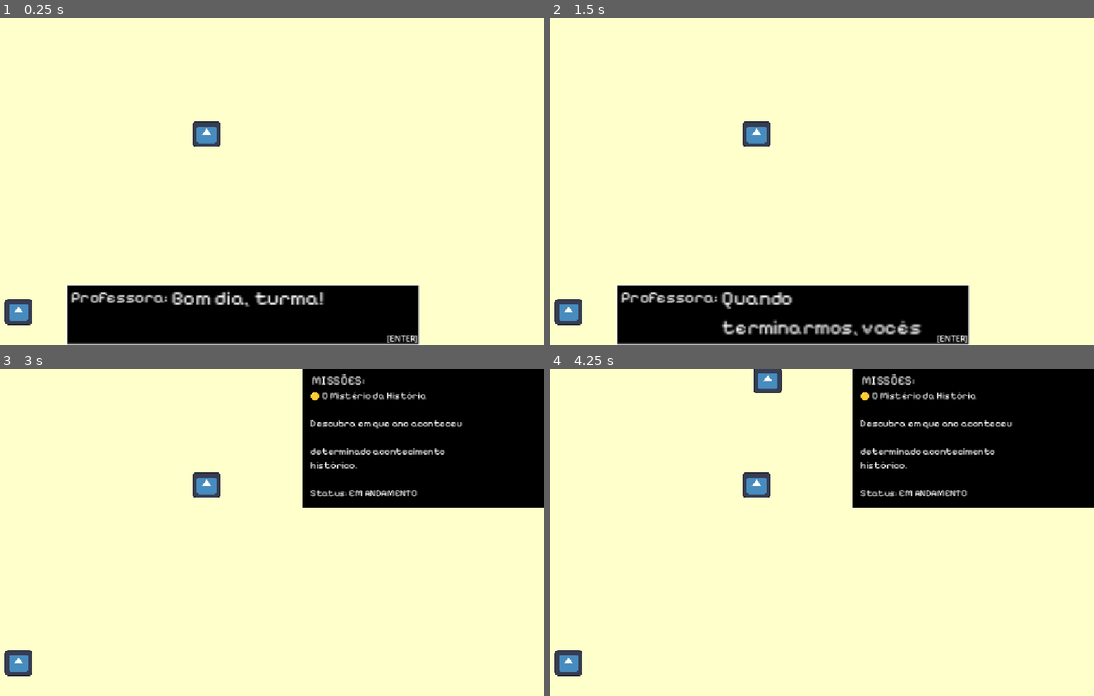
Above: before the commit, frames 1-4 (two rows, left to right).
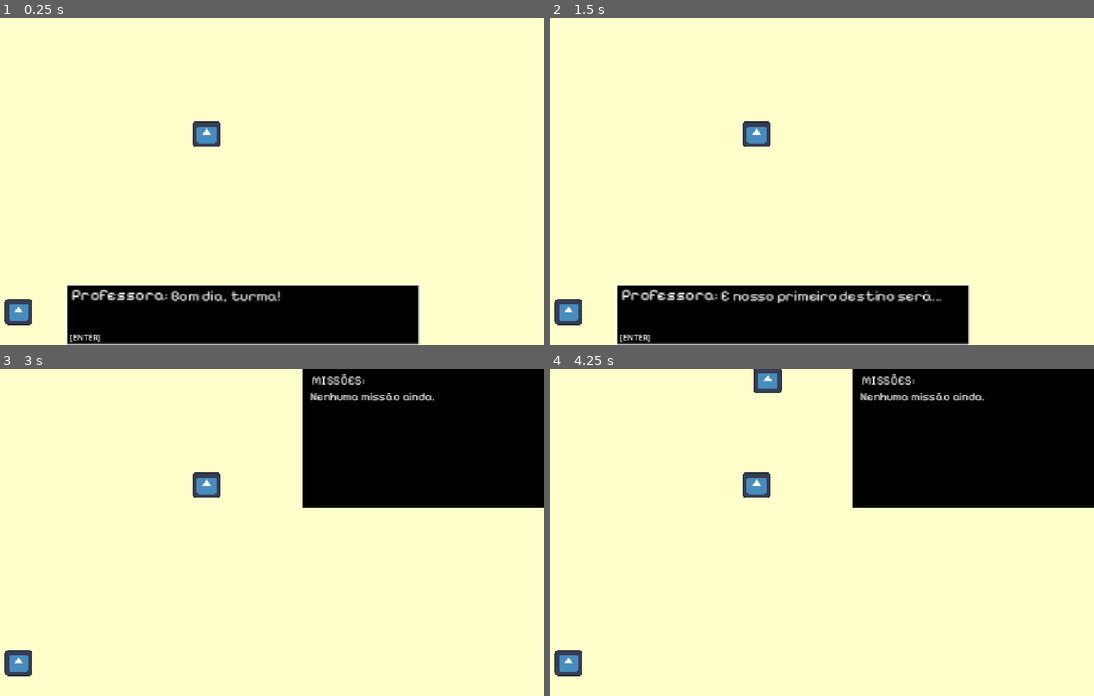
Above: after the commit, the same moments.

Repository: Mikuzinha/Brain-Quest
Game: Godot game, scene res://scenes/map/Classroom.tscn
Same seed, same stepped clock (60 frames per second), same inputs: the game is played once before the commit and once after it. The engine's default icon, where the game draws it, is replaced by a stand-in: a white triangle on a blue panel in a dark square.
Inputs:
- Up to frame 1 (0.25 s): no input
- Up to frame 2 (1.5 s): tap Enter (ui_accept) at 0.5, 0.77, 0.8, 1.07, 1.35 s; hold Right (ui_right) 0.53-1.28 s; hold E (interact, bound only after the commit) 0.53-1.28 s; hold Down (ui_down) from 1.28 s (still down)
- Up to frame 3 (3 s): tap Enter (ui_accept) at 1.52, 1.82, 2.3 s; tap E (interact, bound only after the commit) at 1.55 s; release Down (ui_down) at 2.03 s; hold Right (ui_right) 2.03-2.78 s; hold E (interact, bound only after the commit) 2.03-2.78 s; hold Up (ui_up) from 2.78 s (still down); tap J at 2.85 s
- Up to frame 4 (4.25 s): tap Enter (ui_accept) at 3.02, 3.32, 3.5, 3.77, 3.8, 4.07 s; tap E (interact, bound only after the commit) at 3.05 s; release Up (ui_up) at 3.53 s; hold Left (ui_left) from 3.53 s (still down); hold E (interact, bound only after the commit) from 3.53 s (still down)

The runs differ from the first frame. In frame 1, 1.4% of the frame differs, in the area x 12-77%, y 83-100%; in frame 2, 2.5%; in frame 3, 1.4%; in frame 4, 1.4%.

Commit message:
Sistema de sala de aula finalizado

Diff:
--- a/dialogue.gd
+++ b/dialogue.gd
@@ -3,26 +3,42 @@
 @onready var panel = $Panel
 @onready var label = $Panel/DialogueLabel
 
-var falas = [
+# Diálogo que acontece quando o jogo começa
+var falas_aula = [
 	"Bom dia, turma!",
-	"Hoje vamos aprender um pouco",
-	"sobre a Segunda Guerra Mundial.",
-	"Prestem bastante atenção, porque",
-	"no final da aula vocês terão uma missão.",
-	"Quando terminarmos, vocês",
-	"poderão explorar a sala."
+	"Hoje vamos começar uma viagem pela História.",
+	"Vamos conhecer diferentes épocas, lugares e acontecimentos importantes.",
+	"Para começar, vamos voltar bastante no tempo.",
+	"Hoje vamos aprender sobre a Roma Antiga.",
+	"E nosso primeiro destino será...",
+	"O Coliseu!"
 ]
 
+# Diálogo quando o jogador conversa com a professora
+var falas_professora = [
+	"Ah, você quer começar sua primeira missão?",
+	"Então vamos conhecer o Coliseu.",
+	"Ele ficava em Roma",
+	"Quero que você descubra como ele era utilizado",
+	"e qual era sua importância para os romanos.",
+	"Viaje até a Roma Antiga,",
+	"explore o Coliseu e descubra essas informações.",
+	"Quando terminar sua investigação",
+	"volte para mim."
+]
+
+var falas = []
 var fala_atual = 0
 
 
 func _ready():
+	falas = falas_aula
 	visible = true
 	mostrar_fala()
 
 
 func _input(event):
-	if event.is_action_pressed("ui_accept"):
+	if event.is_action_pressed("ui_accept") and visible:
 		proxima_fala()
 
 
@@ -36,5 +52,26 @@
 	if fala_atual >= falas.size():
 		visible = false
 		get_parent().get_node("Player").can_move = true
+
+		if falas == falas_professora:
+			entregar_missao()
 	else:
 		mostrar_fala()
+
+func entregar_missao():
+	var mission_ui = get_parent().get_node("MissionUI")
+
+	mission_ui.adicionar_missao(
+	"Ecos do Coliseu",
+	"Viaje até a Roma Antiga e descubra como o Coliseu era utilizado, quem participava dos eventos e qual era sua importância para a sociedade romana.."
+)
+
+	var notification_ui = get_parent().get_node("NotificationUI")
+	notification_ui.mostrar_notificacao()
+
+func iniciar_dialogo():
+	falas = falas_professora
+	fala_atual = 0
+	visible = true
+	get_parent().get_node("Player").can_move = false
+	mostrar_fala()
--- a/project.godot
+++ b/project.godot
@@ -20,6 +20,14 @@
 window/stretch/mode="canvas_items"
 window/stretch/aspect="expand"
 
+[input]
+
+interact={
+"deadzone": 0.2,
+"events": [Object(InputEventKey,"resource_local_to_scene":false,"resource_name":"","device":-1,"window_id":0,"alt_pressed":false,"shift_pressed":false,"ctrl_pressed":false,"meta_pressed":false,"pressed":false,"keycode":0,"physical_keycode":69,"key_label":0,"unicode":101,"location":0,"echo":false,"script":null)
+]
+}
+
 [physics]
 
 3d/physics_engine="Jolt Physics"
--- a/scenes/map/Classroom.tscn
+++ b/scenes/map/Classroom.tscn
@@ -7,6 +7,7 @@
 [ext_resource type="Script" uid="uid://b20efwepuxbim" path="res://dialogue.gd" id="5_qmvgv"]
 [ext_resource type="FontFile" uid="uid://m0u06dfqto8e" path="res://assets/fonts/PixelifySans-VariableFont_wght.ttf" id="6_evsgb"]
 [ext_resource type="Script" uid="uid://bp06hwfclme07" path="res://script/missions.gd" id="7_nir4y"]
+[ext_resource type="Script" uid="uid://bnw0o17hg3ctc" path="res://script/notification_ui.gd" id="8_jya7e"]
 
 [sub_resource type="TileSet" id="TileSet_4lohb"]
 
@@ -104,7 +105,7 @@
 scale = Vector2(40, 20)
 shape = SubResource("RectangleShape2D_4lohb")
 
-[node name="dialogue" type="CanvasLayer" parent="." unique_id=850825038]
+[node name="dialogue" type="CanvasLayer" parent="." unique_id=850825038 groups=["dialogue"]]
 script = ExtResource("5_qmvgv")
 
 [node name="Panel" type="Panel" parent="dialogue" unique_id=1251724391]
@@ -122,11 +123,11 @@
 
 [node name="DialogueLabel" type="Label" parent="dialogue/Panel" unique_id=71987866]
 layout_mode = 0
-offset_left = 208.0
-offset_top = 2.9999685
-offset_right = 378.0
-offset_bottom = 47.99997
-scale = Vector2(2.5, 2.5)
+offset_left = 207.0
+offset_top = 4.999981
+offset_right = 477.55557
+offset_bottom = 65.55556
+scale = Vector2(1.8, 1.8)
 theme_override_fonts/font = ExtResource("6_evsgb")
 text = "BOM DIA
 "
@@ -134,10 +135,10 @@
 
 [node name="NameLabel" type="Label" parent="dialogue/Panel" unique_id=1519367004]
 layout_mode = 0
-offset_left = 9.0
-offset_top = 6.0
-offset_right = 707.0
-offset_bottom = 111.0
+offset_left = 10.0
+offset_top = 1.0
+offset_right = 708.0
+offset_bottom = 106.0
 scale = Vector2(2, 2)
 theme_override_fonts/font = ExtResource("6_evsgb")
 text = "Professora:
@@ -145,22 +146,22 @@
 
 [node name="ContinueLabel" type="Label" parent="dialogue/Panel" unique_id=1619187929]
 layout_mode = 0
-offset_left = 635.0
-offset_top = 95.0
-offset_right = 735.0
-offset_bottom = 120.0
+offset_left = 7.0
+offset_top = 93.0
+offset_right = 107.0
+offset_bottom = 118.0
 text = "[ENTER]"
 
-[node name="missions" type="CanvasLayer" parent="." unique_id=1642212399]
+[node name="MissionUI" type="CanvasLayer" parent="." unique_id=1642212399]
 script = ExtResource("7_nir4y")
 
-[node name="ColorRect" type="ColorRect" parent="missions" unique_id=1094358396]
+[node name="ColorRect" type="ColorRect" parent="MissionUI" unique_id=1094358396]
 offset_left = 673.0
 offset_right = 1152.0
 offset_bottom = 275.0
 color = Color(0, 0, 0, 1)
 
-[node name="Title" type="Label" parent="missions" unique_id=411487716]
+[node name="Title" type="Label" parent="MissionUI" unique_id=411487716]
 offset_left = 692.0
 offset_top = 8.0
 offset_right = 760.0
@@ -169,12 +170,30 @@
 theme_override_fonts/font = ExtResource("6_evsgb")
 text = "MISSÕES:"
 
-[node name="MissionList" type="Label" parent="missions" unique_id=1357244098]
+[node name="MissionList" type="Label" parent="MissionUI" unique_id=1357244098]
 offset_left = 689.0
 offset_top = 41.0
 offset_right = 986.3334
 offset_bottom = 189.66667
-scale = Vector2(1.2, 1.2)
+scale = Vector2(1.4, 1.4)
 theme_override_fonts/font = ExtResource("6_evsgb")
 text = "Nenhuma missão recebida."
 autowrap_mode = 3
+
+[node name="NotificationUI" type="CanvasLayer" parent="." unique_id=2071432019]
+script = ExtResource("8_jya7e")
+
+[node name="Panel" type="Panel" parent="NotificationUI" unique_id=1354753190]
+offset_right = 384.0
+offset_bottom = 68.0
+
+[node name="NotificationLabel" type="Label" parent="NotificationUI/Panel" unique_id=1947516224]
+layout_mode = 0
+offset_left = 4.0
+offset_top = 2.0
+offset_right = 289.0
+offset_bottom = 61.0
+scale = Vector2(1.5, 1.5)
+theme_override_fonts/font = ExtResource("6_evsgb")
+text = "Nova missão recebida!
+Aperte J para ver suas missões"
--- a/scenes/npcs/npc.tscn
+++ b/scenes/npcs/npc.tscn
@@ -1,12 +1,17 @@
 [gd_scene format=3 uid="uid://81gd8m8k1frc"]
 
 [ext_resource type="Texture2D" uid="uid://c4fmvje56javp" path="res://icon.svg" id="1_ivh6b"]
+[ext_resource type="Script" uid="uid://yrccbdnk8fdc" path="res://script/npc.gd" id="1_m5fb5"]
+[ext_resource type="FontFile" uid="uid://m0u06dfqto8e" path="res://assets/fonts/PixelifySans-VariableFont_wght.ttf" id="3_5ejjj"]
 
 [sub_resource type="RectangleShape2D" id="RectangleShape2D_4lohb"]
 size = Vector2(133.33334, 133.33334)
 
+[sub_resource type="CircleShape2D" id="CircleShape2D_4lohb"]
+
 [node name="NPC" type="CharacterBody2D" unique_id=2072700294]
 scale = Vector2(0.3, 0.3)
+script = ExtResource("1_m5fb5")
 
 [node name="Sprite2D" type="Sprite2D" parent="." unique_id=914534525]
 scale = Vector2(0.3, 0.3)
@@ -16,3 +21,24 @@
 position = Vector2(7.947286e-07, 7.947286e-07)
 scale = Vector2(0.3, 0.3)
 shape = SubResource("RectangleShape2D_4lohb")
+
+[node name="InteractionArea" type="Area2D" parent="." unique_id=1862310383]
+
+[node name="CollisionShape2D" type="CollisionShape2D" parent="InteractionArea" unique_id=879225696]
+scale = Vector2(4, 4)
+shape = SubResource("CircleShape2D_4lohb")
+
+[node name="InteractionLabel" type="Label" parent="InteractionArea" unique_id=428361827]
+offset_left = -50.0
+offset_top = -63.333332
+offset_right = 53.0
+offset_bottom = -40.333332
+theme_override_colors/font_color = Color(1, 1, 1, 1)
+theme_override_colors/font_shadow_color = Color(0, 0, 0, 0)
+theme_override_colors/font_outline_color = Color(0, 0, 0, 1)
+theme_override_constants/outline_size = 2
+theme_override_fonts/font = ExtResource("3_5ejjj")
+text = "[E] Conversar"
+
+[connection signal="body_entered" from="InteractionArea" to="." method="_on_interaction_area_body_entered"]
+[connection signal="body_exited" from="InteractionArea" to="." method="_on_interaction_area_body_exited"]
--- a/script/missions.gd
+++ b/script/missions.gd
@@ -2,14 +2,7 @@
 
 @onready var mission_list = $MissionList
 
-var missions = [
-	"🟡 O Mistério da História",
-
-"Descubra em que ano aconteceu",
-"determinado acontecimento histórico.",
-
-"Status: EM ANDAMENTO"
-]
+var missions = []
 
 
 func _ready():
@@ -26,5 +19,21 @@
 func atualizar_missoes():
 	mission_list.text = ""
 
-	for mission in missions:
-		mission_list.text += mission + "\n\n"
+	if missions.is_empty():
+		mission_list.text = "Nenhuma missão ainda."
+	else:
+		for mission in missions:
+			mission_list.text += "🟡 " + mission["titulo"] + "\n"
+			mission_list.text += mission["descricao"] + "\n"
+			mission_list.text += "Status: " + mission["status"] + "\n\n"
+
+
+func adicionar_missao(titulo, descricao):
+	var nova_missao = {
+		"titulo": titulo,
+		"descricao": descricao,
+		"status": "EM ANDAMENTO"
+	}
+
+	missions.append(nova_missao)
+	atualizar_missoes()
--- /dev/null
+++ b/script/notification_ui.gd
@@ -0,0 +1,14 @@
+extends CanvasLayer
+
+@onready var panel = $Panel
+
+func _ready():
+	visible = false
+
+
+func mostrar_notificacao():
+	visible = true
+
+	await get_tree().create_timer(3.0).timeout
+
+	visible = false
--- /dev/null
+++ b/script/npc.gd
@@ -0,0 +1,31 @@
+extends CharacterBody2D
+
+@onready var interaction_label = $InteractionArea/InteractionLabel
+
+var player_near = false
+
+
+func _ready():
+	interaction_label.visible = false
+
+
+func _on_interaction_area_body_entered(body):
+	if body.name == "Player":
+		player_near = true
+		interaction_label.visible = true
+
+
+func _on_interaction_area_body_exited(body):
+	if body.name == "Player":
+		player_near = false
+		interaction_label.visible = false
+
+
+func _input(event):
+	if player_near and event.is_action_pressed("interact"):
+		iniciar_dialogo()
+
+
+func iniciar_dialogo():
+	interaction_label.visible = false
+	get_tree().call_group("dialogue", "iniciar_dialogo")
Not shown, added: script/notification_ui.gd.uid
Not shown, added: script/npc.gd.uid
